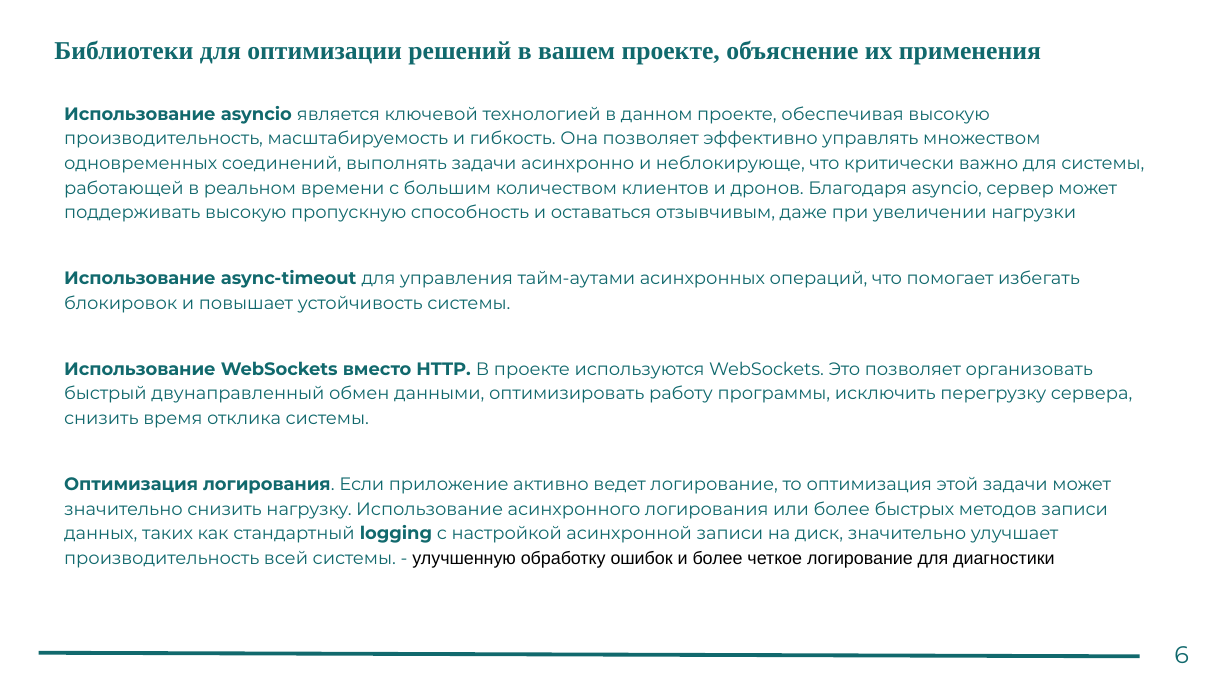
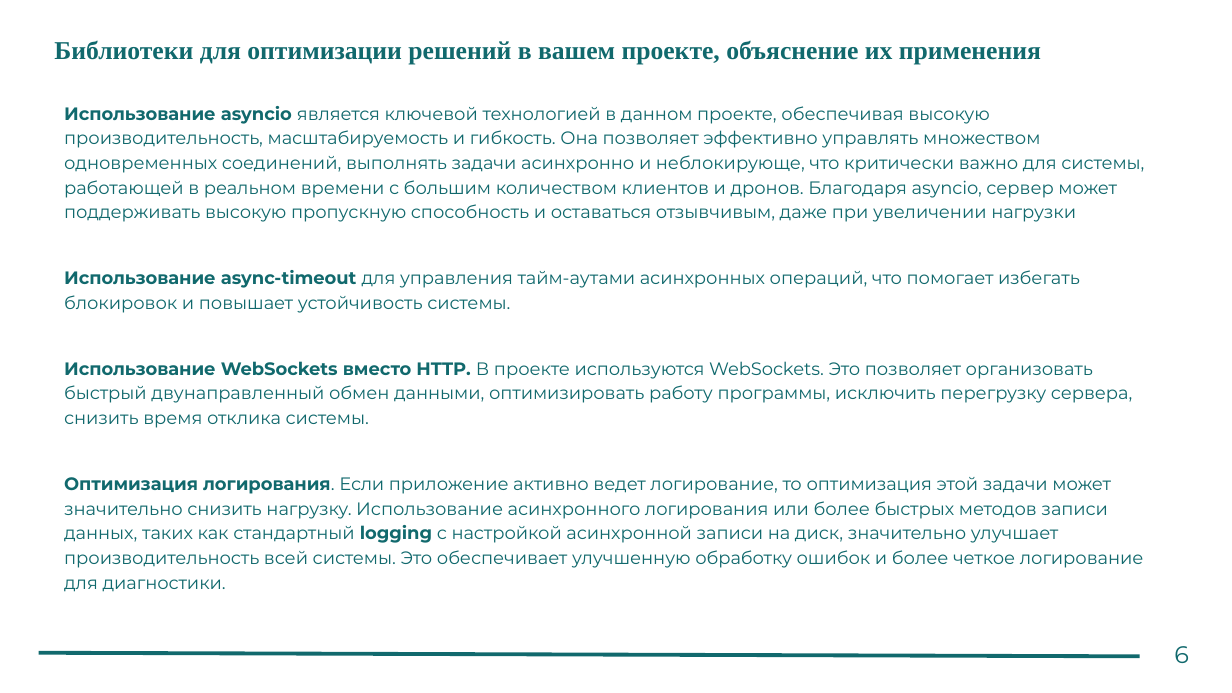
Before and after one commit to White2e/BPLAFinalCert, a slide deck: slide 6 of Python_разработка_для_БПЛА_паттерны_проектирования,_API_интерфейсы+(6).pptx (slide 9 before the commit). Drawn at 1232x693 pixels with LibreOffice and Linux fonts; fonts in the diff are those of the drawing. Boxes give left, top, right and bottom in pixels: in the first picture for what was removed or moved away, otherwise in the second. Text is boxed around its words. In the diff, an @@ line names an element or a change of style, - is before the commit and + after.

```diff
--- a/Python_разработка_для_БПЛА_паттерны_проектирования,_API_интерфейсы+(6).pptx
+++ b/Python_разработка_для_БПЛА_паттерны_проектирования,_API_интерфейсы+(6).pptx
@@ text at [64,477,1144,592]: text changed @@
-Оптимизация логирования. Если приложение активно ведет логирование, то оптимизация этой задачи может значительно снизить нагрузку. Использование асинхронного логирования или более быстрых методов записи данных, таких как стандартный logging с настройкой асинхронной записи на диск, значительно улучшает производительность всей системы. - улучшенную обработку ошибок и более четкое логирование для диагностики
+Оптимизация логирования. Если приложение активно ведет логирование, то оптимизация этой задачи может значительно снизить нагрузку. Использование асинхронного логирования или более быстрых методов записи данных, таких как стандартный logging с настройкой асинхронной записи на диск, значительно улучшает производительность всей системы. Это обеспечивает улучшенную обработку ошибок и более четкое логирование для диагностики.
```
Also in this commit, not shown: 2 other slides changed, 5 slides added, 3 slides removed.
